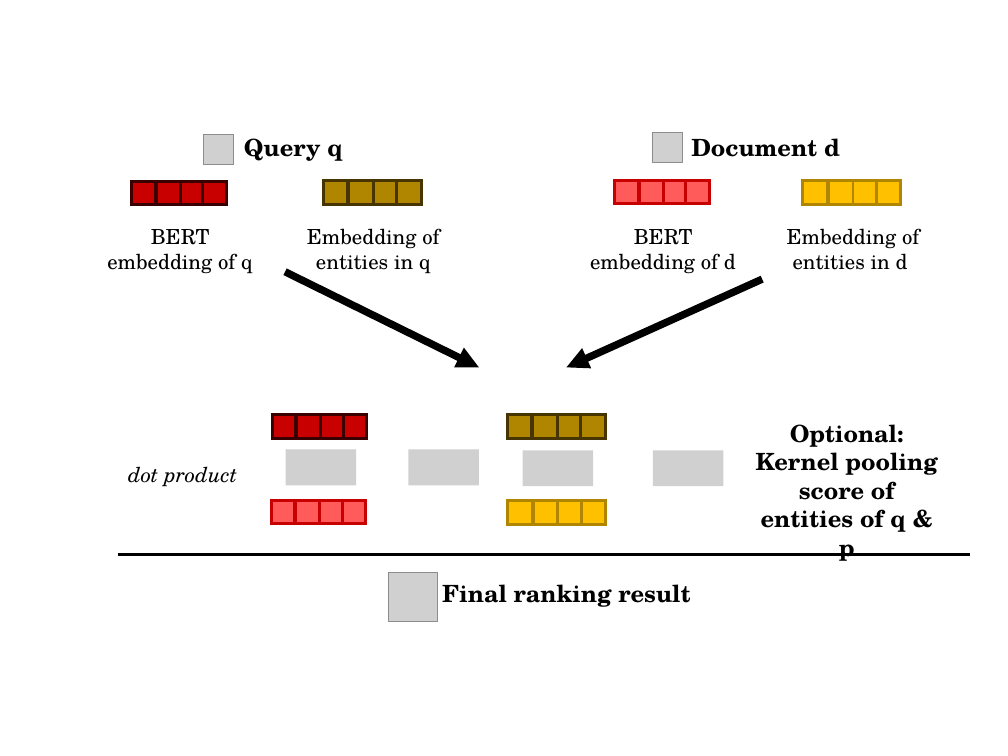
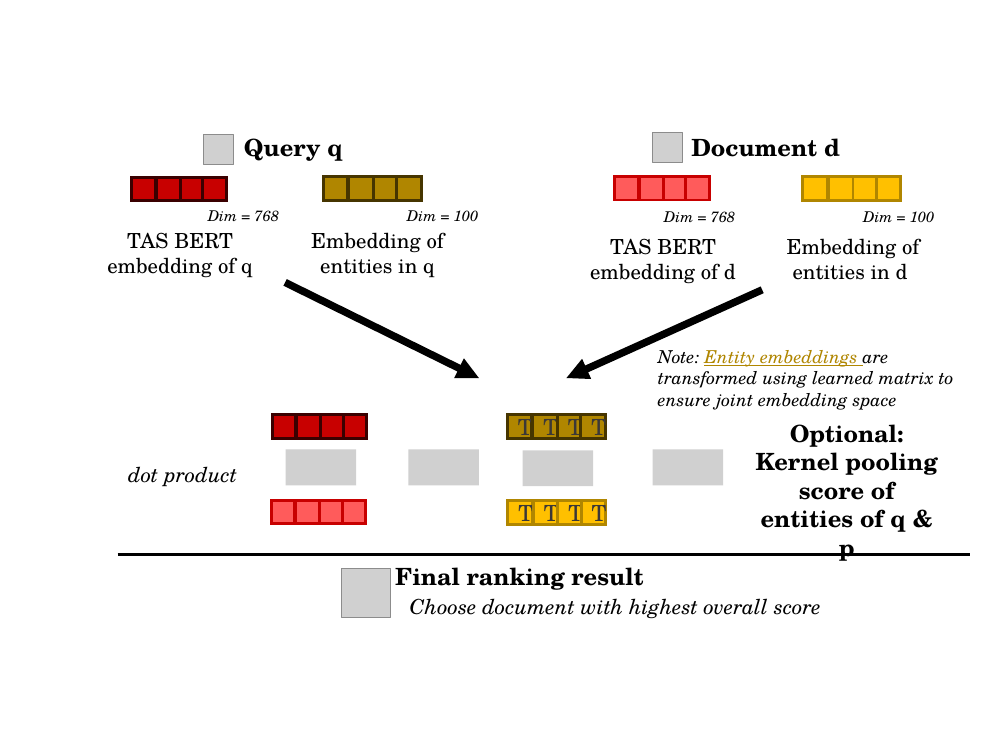
Before and after one commit to gsindlinger/Dense_Retrieval_With_Entities_Seminar, a slide deck: slide 9 of Präsentation.pptx (slide 6 before the commit). Drawn at 1008x756 pixels with LibreOffice and Linux fonts; fonts in the diff are those of the drawing; grey boxes stand for pictures. Boxes give left, top, right and bottom in pixels: in the first picture for what was removed or moved away, otherwise in the second. Text is boxed around its words. In the diff, an @@ line names an element or a change of style, - is before the commit and + after.

```diff
--- a/Präsentation.pptx
+++ b/Präsentation.pptx
@@ 16 rectangles: place and size @@
-16 rectangles at (132, 180, 901, 205)
+16 rectangles at (132, 176, 901, 201)
@@ text at (107, 232, 253, 278): text changed @@
-BERT embedding of q
+TAS BERT embedding of q
@@ text added at (208, 210, 279, 222), 10 pt, text #000000, italic @@
+Dim = 768
@@ text "Embedding of entities in q": place and size @@
-text "Embedding of entities in q" at (307, 228, 439, 274)
+text "Embedding of entities in q" at (311, 232, 444, 278)
@@ text added at (407, 210, 479, 221), 10 pt, text #000000, italic @@
+Dim = 100
@@ text at (590, 238, 736, 284): text changed @@
-BERT embedding of d
+TAS BERT embedding of d
@@ text added at (664, 211, 736, 223), 10 pt, text #000000, italic @@
+Dim = 768
@@ text added at (863, 211, 935, 222), 10 pt, text #000000, italic @@
+Dim = 100
@@ 2 arrows, 1 text: place and size @@
-2 arrows, 1 text at (285, 228, 919, 367)
+2 arrows, 1 text at (285, 238, 919, 378)
@@ text added at (658, 350, 954, 410), 12 pt, text #000000, italic @@
+Note: Entity embeddings are transformed using learned matrix to ensure joint embedding space
@@ text in rectangle at (518, 413, 533, 442): text added @@
+T
@@ text in rectangle at (543, 413, 558, 442): text added @@
+T
@@ text in rectangle at (508, 500, 532, 525): text added @@
+T
@@ text in rectangle at (518, 499, 533, 528): text added @@
+T
@@ text in rectangle at (533, 500, 558, 525): text added @@
+T
@@ text in rectangle at (544, 502, 559, 528): text added @@
+T
@@ text in rectangle at (558, 500, 582, 525): text added @@
+T
@@ text in rectangle at (581, 500, 606, 525): text added @@
+T
@@ text "Final ranking result": place and size @@
-text "Final ranking result" at (442, 584, 690, 607)
+text "Final ranking result" at (395, 567, 643, 590)
@@ picture: place and size @@
-picture at (388, 572, 437, 621)
+picture at (341, 569, 390, 618)
@@ text added at (410, 598, 821, 619), 14 pt, text #000000, italic @@
+Choose document with highest overall score
```
Also in this commit, not shown: 5 other slides changed, 21 slides added, 22 other files.
